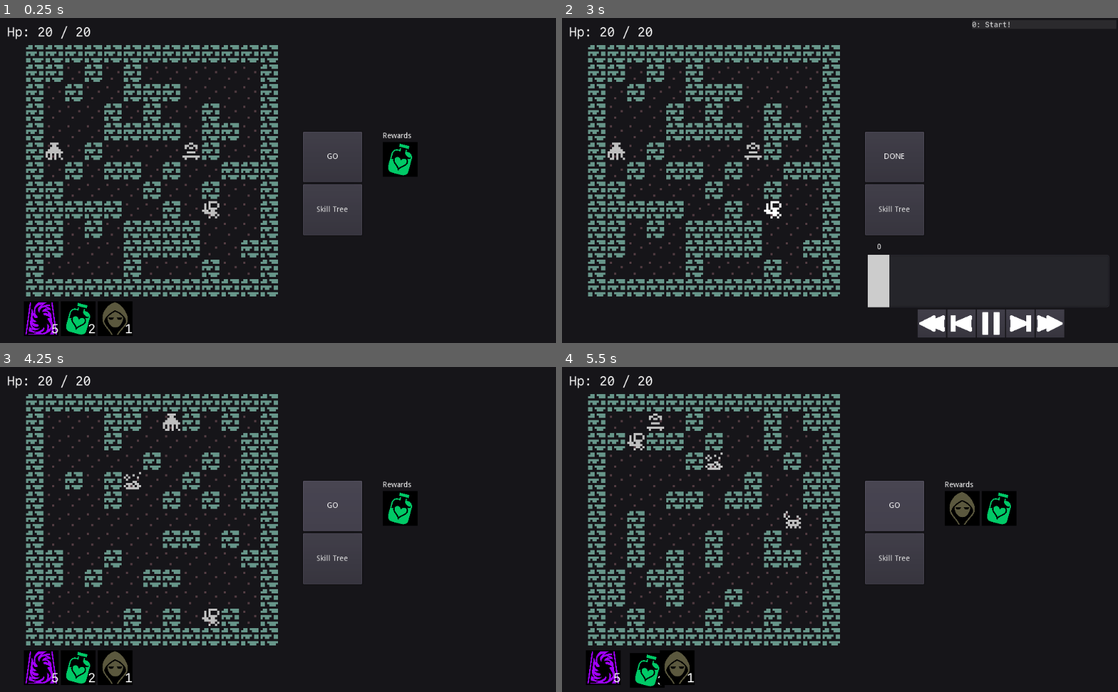
Above: before the commit, frames 1-4 (two rows, left to right).
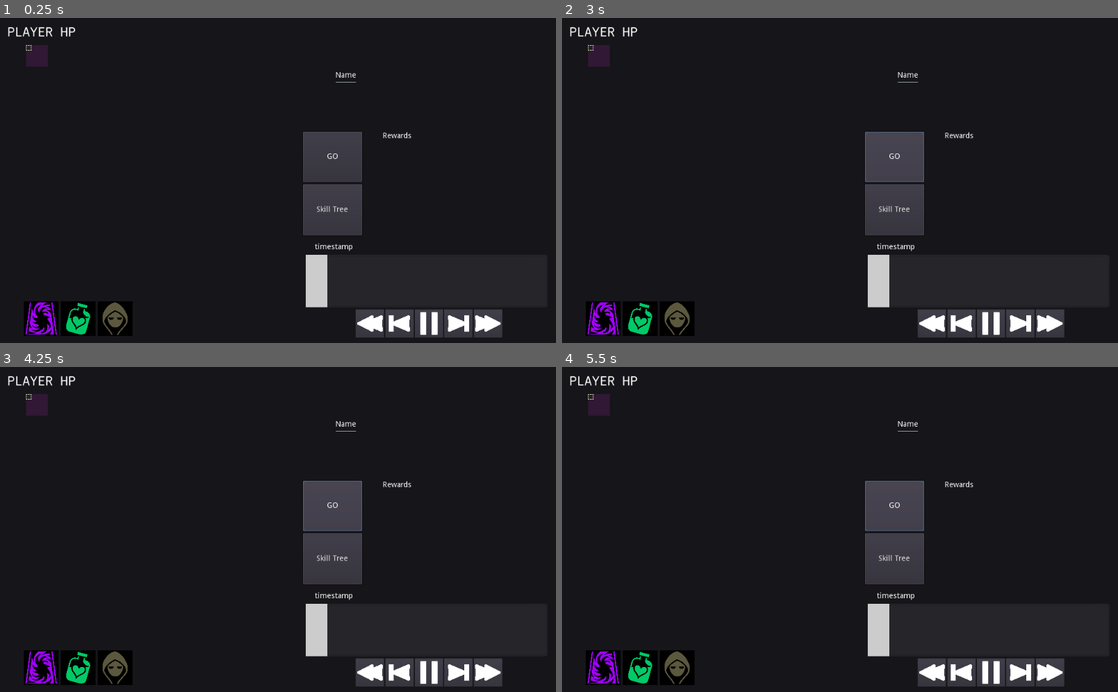
Above: after the commit, the same moments.

Repository: redxaxder/7DRL2024
Game: Godot game, scene res://main.tscn
Same seed, same stepped clock (60 frames per second), same inputs: the game is played once before the commit and once after it.
Inputs (mouse positions are in pixels of both pictures, inside the frame that each line leads up to):
- Up to frame 1 (0.25 s): no input
- Up to frame 2 (3 s): click (934, 323) at 0.52 s; click (934, 323) at 1.27 s; click (990, 323) at 2.02 s; click "GO" at 2.75 s
- Up to frame 3 (4.25 s): click (333, 506) at 3.5 s, where only the run before the commit has a clickable "DONE"
- Up to frame 4 (5.5 s): click "GO" at 4.25 s; click (895, 506) at 5 s, where only the run before the commit has a clickable "DONE"

The runs differ from the first frame. In frame 1, 15% of the frame differs, in the area x 1-91%, y 2-99%; in frame 2, 13%; in frame 3, 13%; in frame 4, 15%.
Error after the commit: Parse Error: The identifier "skill" isn't declared in the current scope. (res://ViewSkillTree.gd:155)

Commit message:
Fixing skill tree unlocks

Diff:
--- a/ViewSkillTree.gd
+++ b/ViewSkillTree.gd
@@ -6,7 +6,6 @@
 var player_stats: StatBlock
 var selected_skill : Skill
 var unlocked_skills: Dictionary
-var available_skills: Dictionary
 var containers: Array
 
 
@@ -50,7 +49,6 @@
 func set_skills(st: SkillTree):
 	selected_skill = null
 	unlocked_skills = {}
-	available_skills = {}
 	for container in containers:
 		for button in container.get_children():
 			button.queue_free()
@@ -65,10 +63,12 @@
 			containers[i].add_child(button)
 			button.rect_min_size = Vector2(80, 80)
 
+
 	# make available first two columns
 	for i in skill_tree.skills.size():
 		for j in skill_tree.skills[i].size():
-			markSkillAvailable(i, j)
+			pass
+#			markSkillAvailable(i, j)
 
 func _draw():
 	# TODO:
@@ -81,69 +81,78 @@
 			var skill : Skill = skill_tree.skills[i][j]
 			var button = containers[i].get_child(j)
 
-			drawButtonDefault(button)
-#			if(unlocked_skills.has(skill.name)):
-#				drawButtonUnlocked(button)
-#			elif(available_skills.has(skill.name)):
-#				drawButtonAvailable(button)
-#			else:
-#				drawButtonDefault(button)
+			if skill == selected_skill:
+				drawButtonSelected(button)
+			else:
+				drawButtonUnselected(button)
 
-func drawButtonUnlocked(button: Button):
-	button.add_stylebox_override('normal', preload("res://style_unlocked.tres"))
-	button.add_stylebox_override('hover', preload("res://style_unlocked.tres"))
-	button.add_stylebox_override('pressed', preload("res://style_unlocked.tres"))
-	button.modulate = Color.red
+			if(unlocked_skills.has(skill.name)):
+				drawButtonUnlocked(button, skill.name)
+			elif(is_available(skill)):
+				drawButtonAvailable(button)
+			else:
+				drawButtonUnavailable(button)
+
+func drawButtonUnlocked(button: Button, skill_name : String):
+	button.modulate = RandomUtil.color_hash(skill_name)
 
 func drawButtonAvailable(button: Button):
-	button.add_stylebox_override('normal', preload("res://style_available.tres"))
-	button.add_stylebox_override('hover', preload("res://style_available.tres"))
-	button.add_stylebox_override('pressed', preload("res://style_available.tres"))
-	button.modulate = Color.green
+	button.modulate = Color.white
+
+func drawButtonUnavailable(button: Button):
+	button.modulate = Color("#555")
 
 func drawButtonSelected(button: Button):
 	button.add_stylebox_override('normal', preload("res://style_selected.tres"))
 	button.add_stylebox_override('hover', preload("res://style_selected.tres"))
 	button.add_stylebox_override('pressed', preload("res://style_selected.tres"))
 
-func drawButtonDefault(button: Button):
+func drawButtonUnselected(button: Button):
 	button.add_stylebox_override('normal', preload("res://style_default.tres"))
 	button.add_stylebox_override('hover', preload("res://style_default.tres"))
 	button.add_stylebox_override('pressed', preload("res://style_default.tres"))
 
 
 
-	# circle drawing code (maybe use this instead of buttons?):
-
-#	var dark_sage = Color("#50727B")
-#	var sage = Color("#78A083")
-#	var navy = Color("#35374B")
-#	var radius: float = 10
-#	var spacing: float = radius * 4
-#	for i in skill_tree.skillsPerRow:
-#		for j in skill_tree.numRows:
-#			print(skill_tree.skills[i][j].name)
-#			var color = dark_sage if (i+j) % 2 == 0 else sage
-#			# node outline
-#			draw_circle(Vector2(spacing*(i+1), spacing*(j+1)), radius + 3, navy)
-#			# node circle
-#			draw_circle(Vector2(spacing*(i+1), spacing*(j+1)), radius, color)
-
-# Called every frame. 'delta' is the elapsed time since the previous frame.
-#func _process(delta):
-#	pass
-
 func selectSkill(skill: Skill, button: Button = null):
 	selected_skill = skill
 	$VBoxContainer/SkillName.text = skill.name
 	$VBoxContainer/ScrollContainer/SkillDescription.text = skill.generate_description(player_stats)
 	update_unlock_button()
+
 	if(button):
 		_draw()
-		drawButtonSelected(button)
+
+func get_skill_tree_location(skill: Skill) -> Vector2:
+	for i in skill_tree.skills.size():
+		for j in skill_tree.skills[i].size():
+			if skill == skill_tree.skills[i][j]:
+				return Vector2(i,j)
+	return Vector2(-1,-1)
+
+
+func is_available(skill: Skill):
+	var loc = get_skill_tree_location(skill)
+	if(loc.y == 0):
+		return true
+
+	var neighbors = [
+		Vector2(0,-1),
+		Vector2(0,-2),
+		Vector2(-1,0),
+		Vector2(1,0),
+	]
+	for n in neighbors:
+		var neighbor = get_skill(loc.x + n.x, loc.y + n.y)
+		print(neighbor)
+		if neighbor && unlocked_skills.has(neighbor.name):
+			print("skill available: " + skill.name)
+			return true
+	return false
+
 
 func update_unlock_button():
-	$VBoxContainer/UnlockButton.visible = !unlocked_skills.has(selected_skill.name) and num_skills_to_unlock > 0
+	$VBoxContainer/UnlockButton.visible = !unlocked_skills.has(skill.name) && is_available(skill) && num_skills_to_unlock > 0
 
 
 func get_skill(i: int, j: int) -> Skill:
@@ -152,24 +161,14 @@
 	if j<0 or j >= row.size(): return null
 	return row[j]
 
-func markSkillAvailable(i: int, j: int):
-	var neighbor_skill = get_skill(i,j)
-	if neighbor_skill:
-		available_skills[neighbor_skill.name] = true
 
 func unlockSkill():
-	for i in skill_tree.skills.size():
-		for j in skill_tree.skills[i].size():
-			if(selected_skill.name == skill_tree.skills[i][j].name):
-				markSkillAvailable(i+1,j)
-				markSkillAvailable(i+2,j)
-				markSkillAvailable(i,j-1)
-				markSkillAvailable(i,j+1)
-	unlocked_skills[selected_skill.name] = true
-	selectSkill(selected_skill)
-	skill_tree.unlock(selected_skill)
-	recalculate_player_bonuses()
-	_draw()
+	if is_available(selected_skill):
+		unlocked_skills[selected_skill.name] = true
+		selectSkill(selected_skill)
+		skill_tree.unlock(selected_skill)
+		recalculate_player_bonuses()
+		_draw()
 
 func recalculate_player_bonuses():
 	player_stats.clear_bonuses()
--- a/graphics/random_icon.gd
+++ b/graphics/random_icon.gd
@@ -4,6 +4,7 @@
 var color: Color = Color(1,1,1)
 var scale: int = 8
 var full_size: int = 10
+var rng = RandomNumberGenerator.new()
 
 func set_input(input):
 	icon_index = hash(input)
@@ -12,7 +13,7 @@
 	update_texture()
 
 func update_texture():
-	seed(icon_index)
+	rng.seed = icon_index
 	var image = Image.new()
 	var dim = Vector2(full_size, full_size)*scale
 	image.create(dim.x,dim.y,false,Image.FORMAT_RGBA8)
@@ -20,14 +21,14 @@
 	image.lock()
 
 	for x in full_size: for y in full_size	:
-		var off = (randf()>.4 ||
+		var off = (rng.randf()>.4 ||
 			x == 0 || x == full_size -1 ||
 			y == 0 || y == full_size - 1)
 		for xx in scale: for yy in scale:
 			var xxx = scale * x + xx
 			var yyy = scale * y + yy
 			var xxxx = dim.x - xxx - 1
-			if !off && ((yy + 0.0) / scale) < randf():
+			if !off && ((yy + 0.0) / scale) < rng.randf():
 				image.set_pixel(xxx,yyy, color)
 				image.set_pixel(xxxx,yyy, color)
 #	for x in dim.x: for y in dim.y:
--- a/misc/random_util.gd
+++ b/misc/random_util.gd
@@ -4,7 +4,7 @@
 static func color_hash(what) -> Color:
 	var rng = RandomNumberGenerator.new()
 	rng.seed = hash(what)
-	var s = rng.randf() / 2 + 0.5
-	var v = rng.randf() / 2 + 0.5
 	var h = rng.randf()
+	var s = rng.randf()*.5 + 0.5
+	var v = rng.randf()*.3 + 0.6
 	return Color.from_hsv(h,s,v)
--- a/style_available.tres
+++ b/style_available.tres
@@ -1,4 +1,4 @@
 [gd_resource type="StyleBoxFlat" format=2]
 
 [resource]
-bg_color = Color( 0.521569, 0, 1, 1 )
+bg_color = Color( 0, 0, 0, 1 )
--- a/style_default.tres
+++ b/style_default.tres
@@ -1,4 +1,9 @@
 [gd_resource type="StyleBoxFlat" format=2]
 
 [resource]
-bg_color = Color( 0, 0, 0, 1 )
+bg_color = Color( 0.14902, 0.14902, 0.14902, 1 )
+border_width_left = 3
+border_width_top = 3
+border_width_right = 3
+border_width_bottom = 3
+border_color = Color( 0.8, 0.8, 0.8, 0 )
--- a/style_selected.tres
+++ b/style_selected.tres
@@ -1,4 +1,8 @@
 [gd_resource type="StyleBoxFlat" format=2]
 
 [resource]
-bg_color = Color( 0.717647, 0.717647, 0.717647, 1 )
+bg_color = Color( 0, 0, 0, 1 )
+border_width_left = 3
+border_width_top = 3
+border_width_right = 3
+border_width_bottom = 3
Not shown, added: export_presets.cfg
